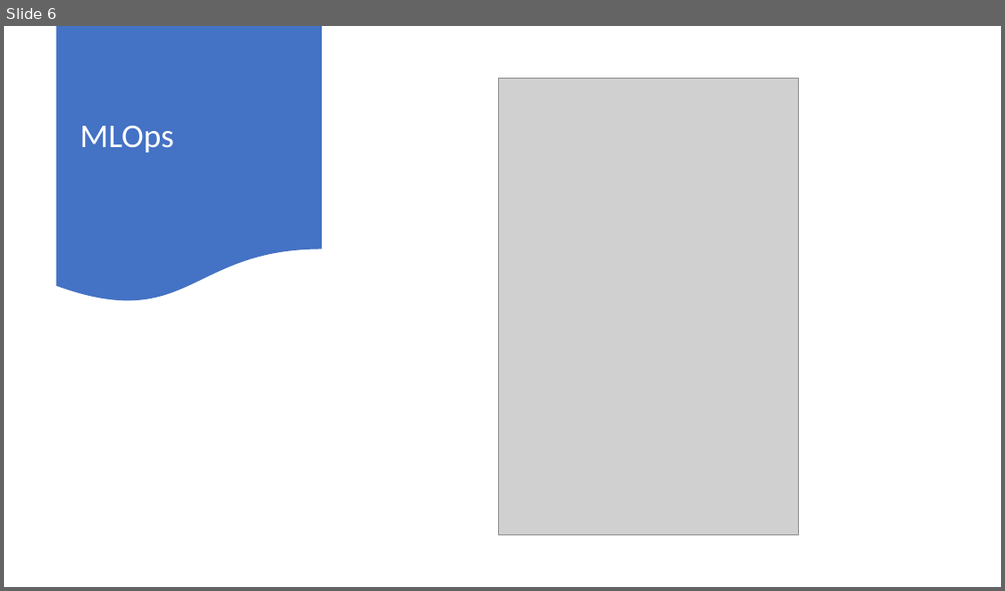
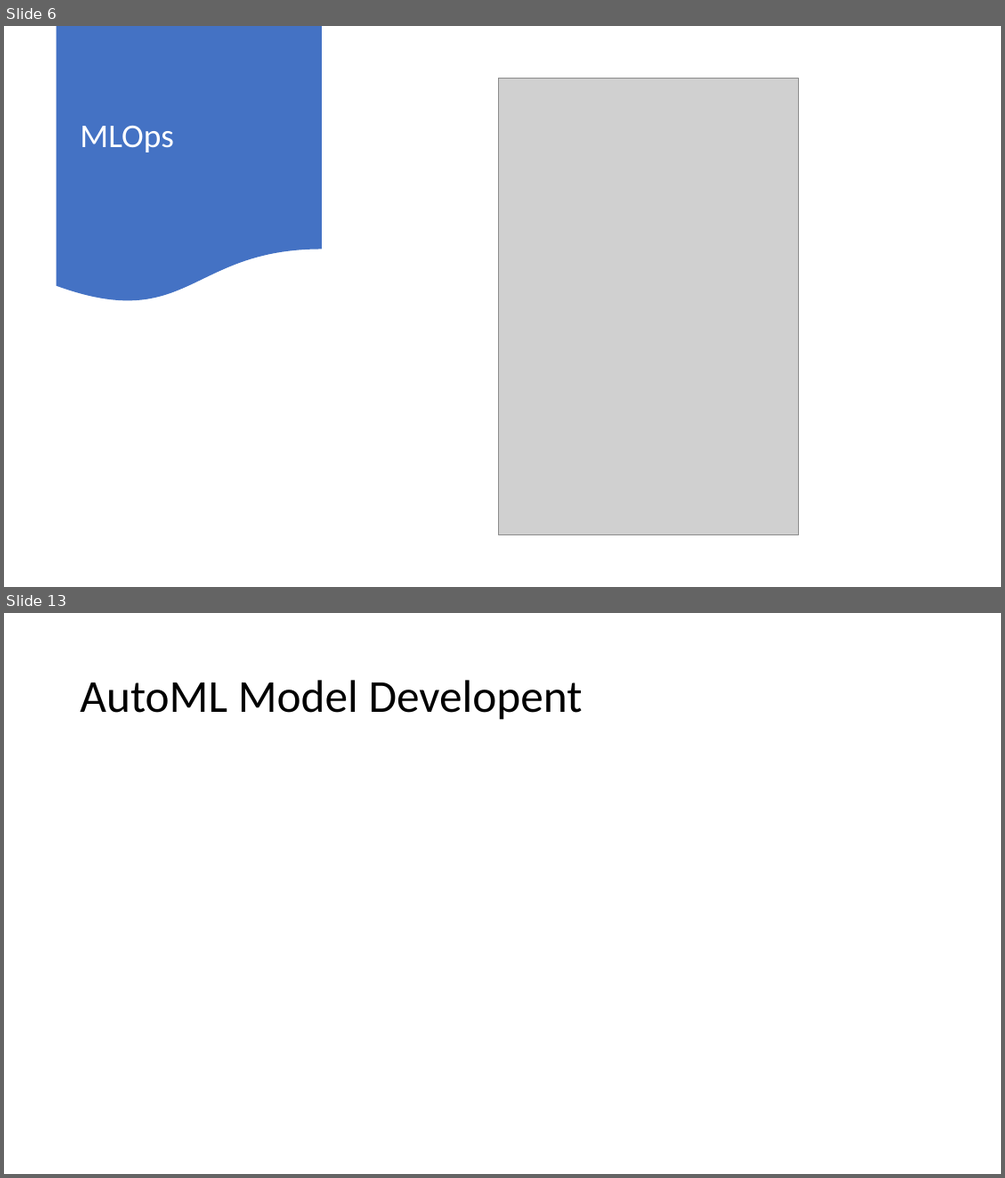
Before and after one commit to memasanz/AMLHackathonWithMLOps, a slide deck: Architecture/Simplify MLOps for Everyone.pptx. Shown one above the other, each under a label of ours: slide 6 before the commit, slides 6 and 13 after it; the slides between them are not shown. The pictures are 1005x591 and 1005x1178 pixels, drawn with LibreOffice and Linux fonts; fonts in the diff are those of the drawing; grey boxes stand for pictures. Boxes give left, top, right and bottom in pixels: in the first picture for what was removed or moved away, otherwise in the second. Text is boxed around its words. In the diff, an @@ line names an element or a change of style, - is before the commit and + after.

```diff
--- a/Architecture/Simplify MLOps for Everyone.pptx
+++ b/Architecture/Simplify MLOps for Everyone.pptx
@@ slide 13 added at (x1=4, y1=613, x2=1001, y2=1174), background #FFFFFF @@
@@ title added at (x1=80, y1=680, x2=582, y2=720), 44 pt, text #000000 @@
+AutoML Model Developent
```
Also in this commit, not shown: 7 other slides added.
